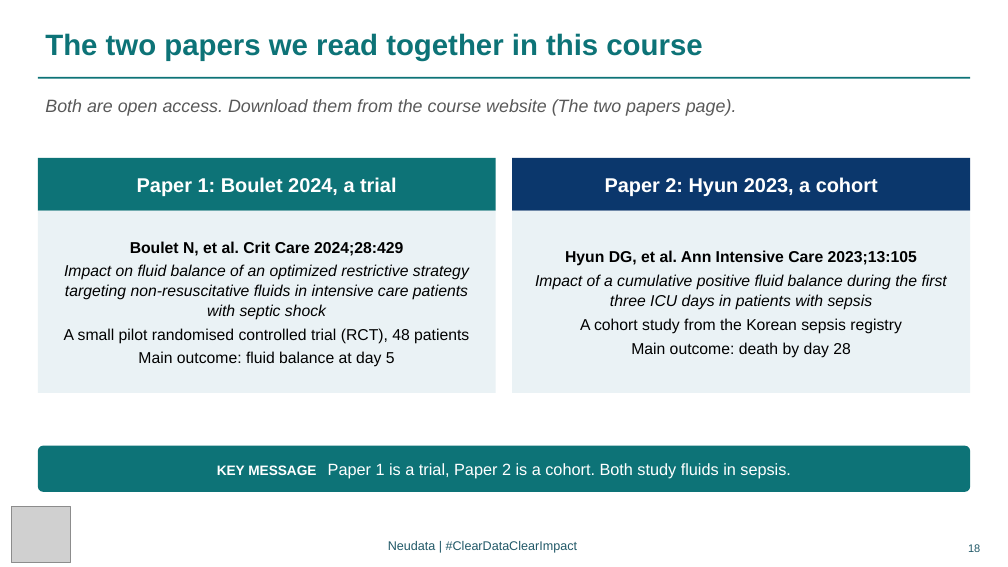
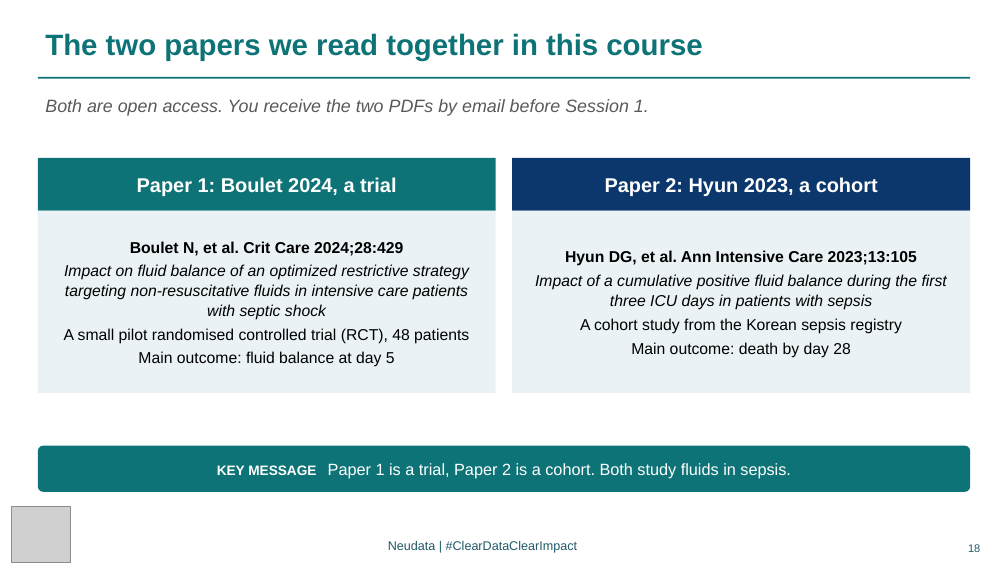
Before and after one commit to neu-data/FoundationsofClinicalResearch, a slide deck: slide 18 of en/files/slides/Session_1_EN.pptx. Drawn at 1008x567 pixels with LibreOffice and Linux fonts; fonts in the diff are those of the drawing; grey boxes stand for pictures. Boxes give left, top, right and bottom in pixels: in the first picture for what was removed or moved away, otherwise in the second. Text is boxed around its words. In the diff, an @@ line names an element or a change of style, - is before the commit and + after.

```diff
--- a/en/files/slides/Session_1_EN.pptx
+++ b/en/files/slides/Session_1_EN.pptx
@@ text at (x1=45, y1=99, x2=649, y2=116): text changed @@
-Both are open access. Download them from the course website (The two papers page).
+Both are open access. You receive the two PDFs by email before Session 1.
```
Also in this commit, not shown: 1 slide added, 41 other files.
